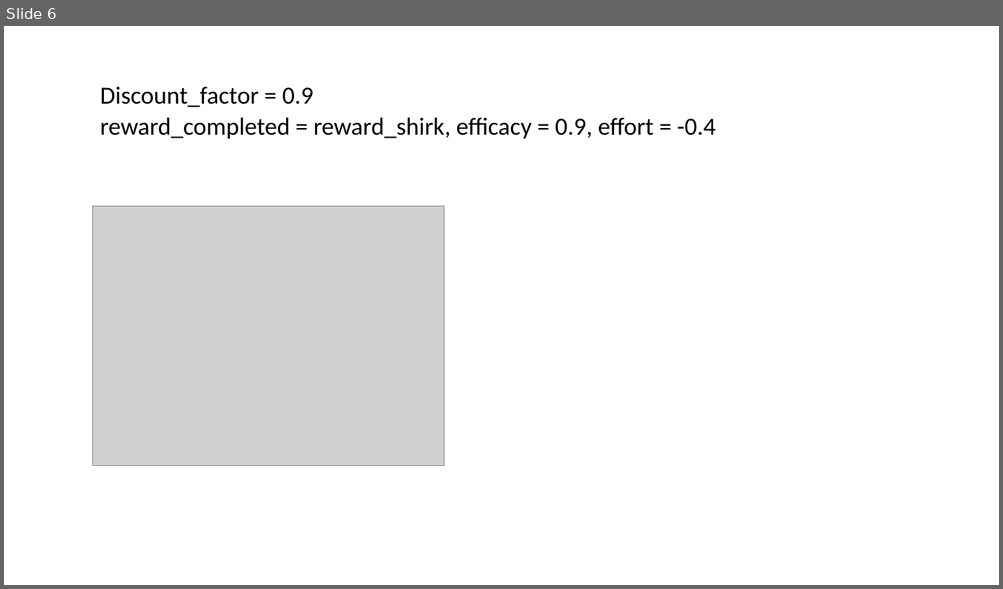
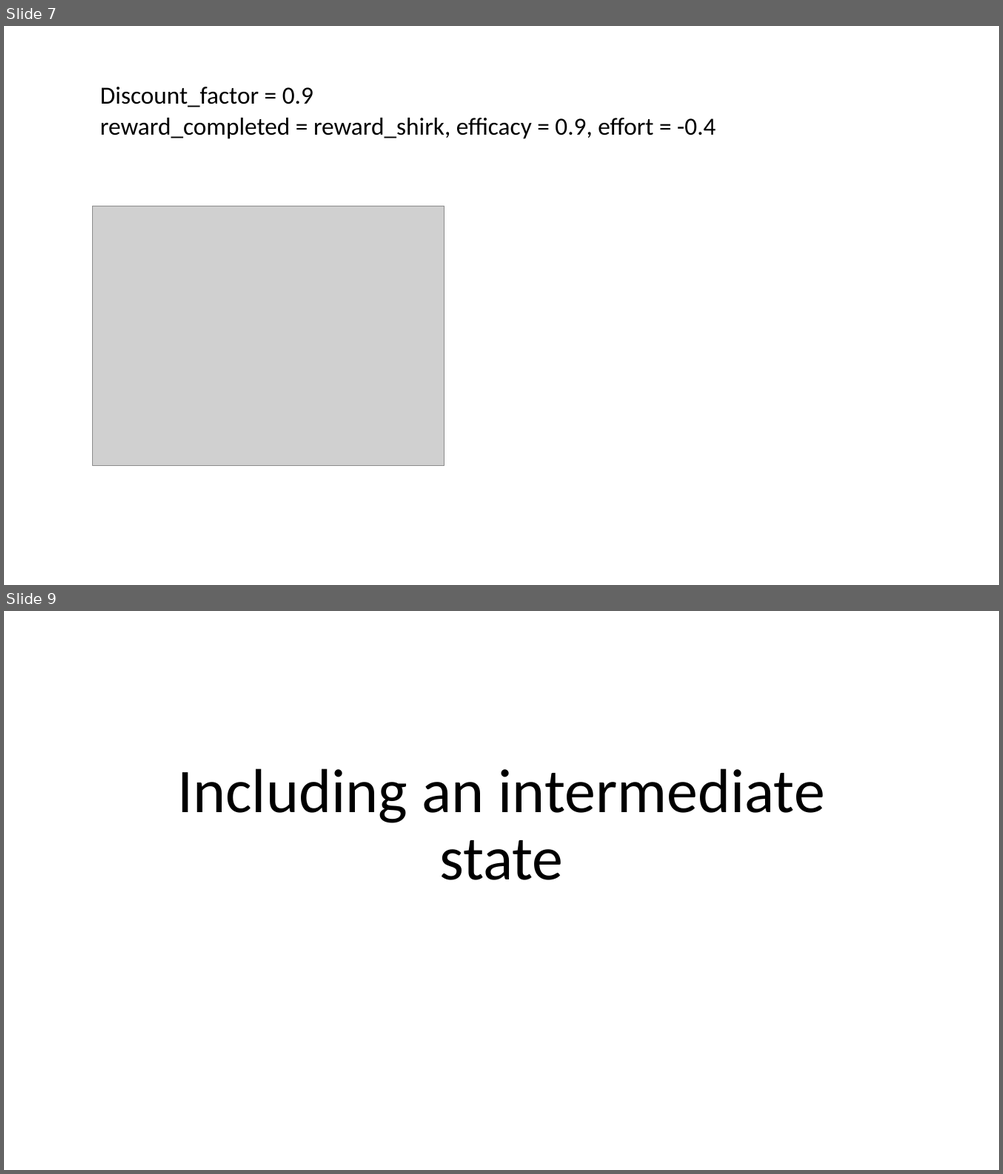
Before and after one commit to awebb-nz/procrastination_code, a slide deck: results and plots/Presentation1.pptx. Shown one above the other, each under a label of ours: slide 6 before the commit, slides 7 and 9 after it; the slides between them are not shown. The pictures are 1003x589 and 1003x1174 pixels, drawn with LibreOffice and Linux fonts; fonts in the diff are those of the drawing; grey boxes stand for pictures. Boxes give left, top, right and bottom in pixels: in the first picture for what was removed or moved away, otherwise in the second. Text is boxed around its words. In the diff, an @@ line names an element or a change of style, - is before the commit and + after.

Commit message:
add an intermediate state and look at policy

```diff
--- a/results and plots/Presentation1.pptx
+++ b/results and plots/Presentation1.pptx
@@ slide 9 added at (4,611,999,1170), background #FFFFFF @@
@@ title added at (177,769,825,880), 60 pt, text #000000 @@
+Including an intermediate state
@@ what was slide 6 is now slide 7 @@
```
Also in this commit, not shown: 4 other slides added, 1 other file.
